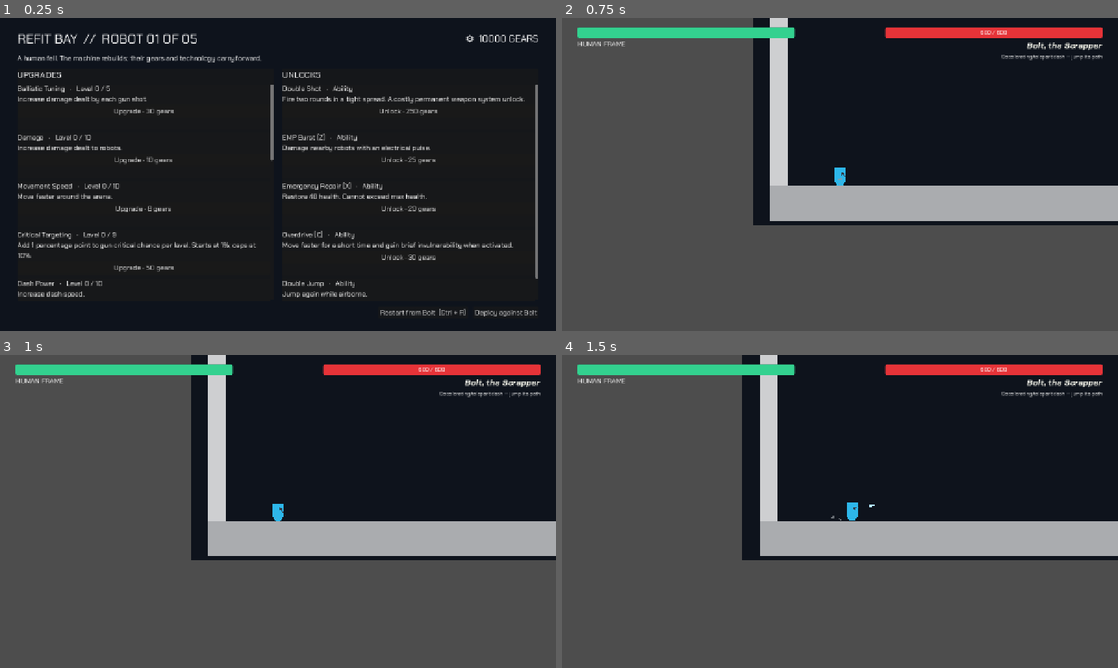
Above: before the commit, frames 1-4 (two rows, left to right).
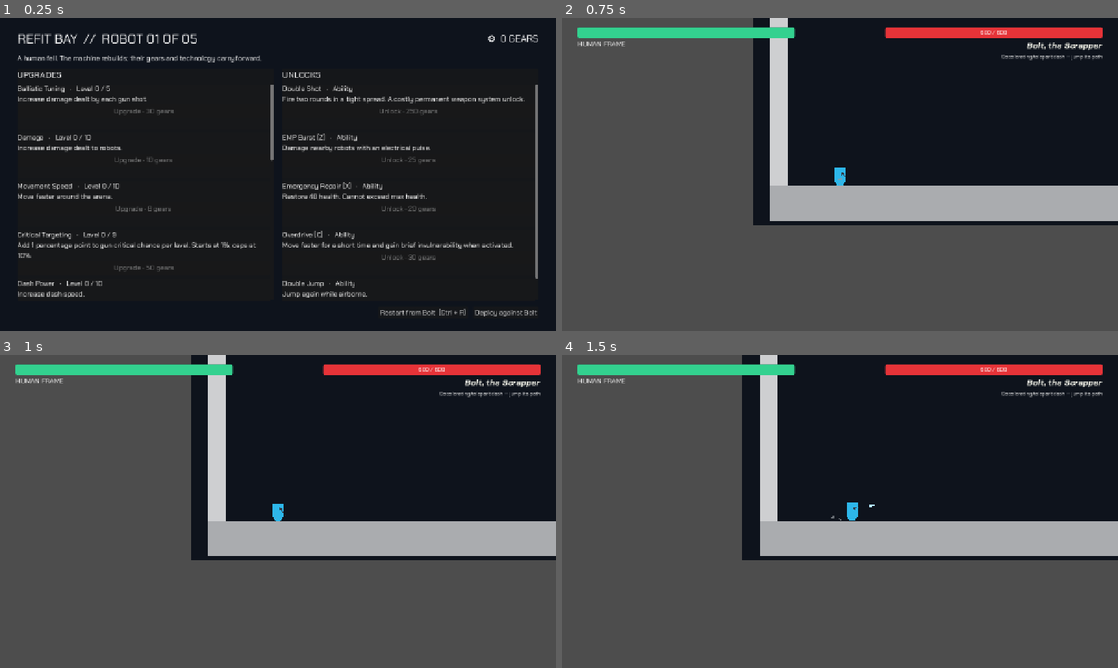
Above: after the commit, the same moments.

Repository: 747389/dave-the-diddler
Game: Godot game, scene res://scenes/ui/shop.tscn
Two runs of this game, one before a commit and one after it. Both use one fixed random seed, a clock stepped at 60 frames per second and the inputs below. This scene is started directly instead of the project's main scene.
Inputs (mouse positions are in pixels of both pictures, inside the frame that each line leads up to):
- Up to frame 1 (0.25 s): no input
- Up to frame 2 (0.75 s): click "Restart from Bolt (Ctrl + R)" at 0.5 s
- Up to frame 3 (1 s): no input
- Up to frame 4 (1.5 s): tap Enter at 1.25 s; move the mouse to (962, 495) at 1.27 s; hold D (move_right) from 1.28 s (still down); hold E (interact) from 1.28 s (still down); click (962, 495) at 1.42 s

The runs differ from the first frame. In frame 1, 0.6% of the frame differs, in the area x 20-90%, y 5-82%; in frame 2, nothing differs; in frame 3, nothing differs; in frame 4, nothing differs.

Commit message:
no cheating

Diff:
--- a/dave_the_diddler/scripts/ui/shop.gd
+++ b/dave_the_diddler/scripts/ui/shop.gd
@@ -14,7 +14,6 @@
 
 
 func _ready() -> void:
-	Global.gears += 10000
 	process_mode = Node.PROCESS_MODE_ALWAYS
 	# The scene owns the fixed layout; these buttons call purchase and stage-flow actions.
 	_restart_button.pressed.connect(HelperFunctions.restart_run)
